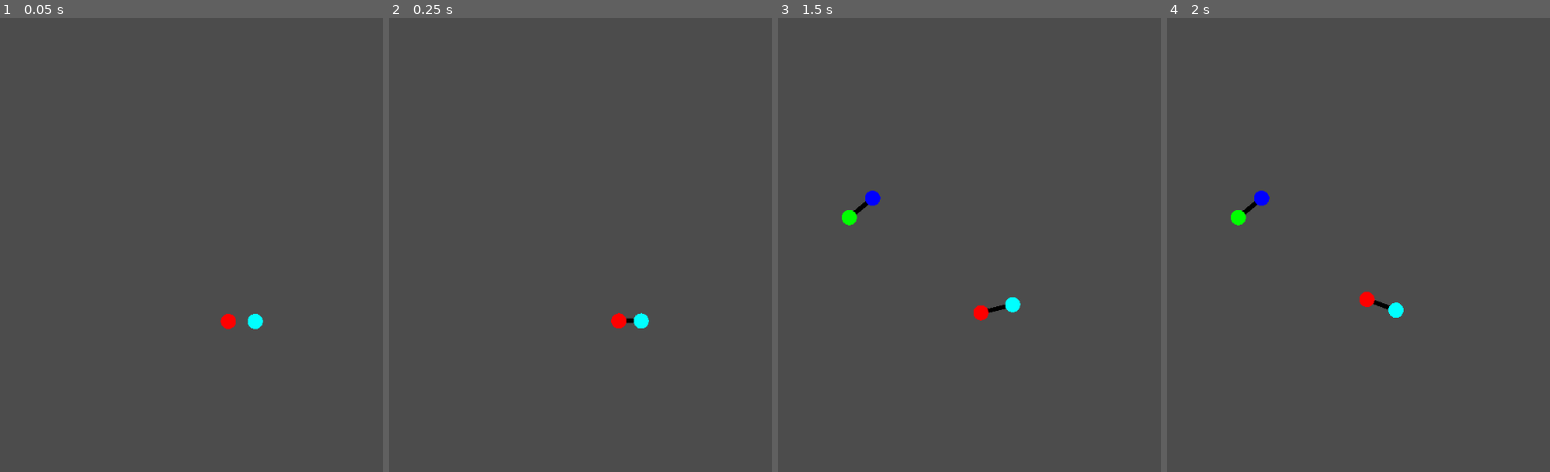
Above: before the commit, frames 1-4 (left to right).
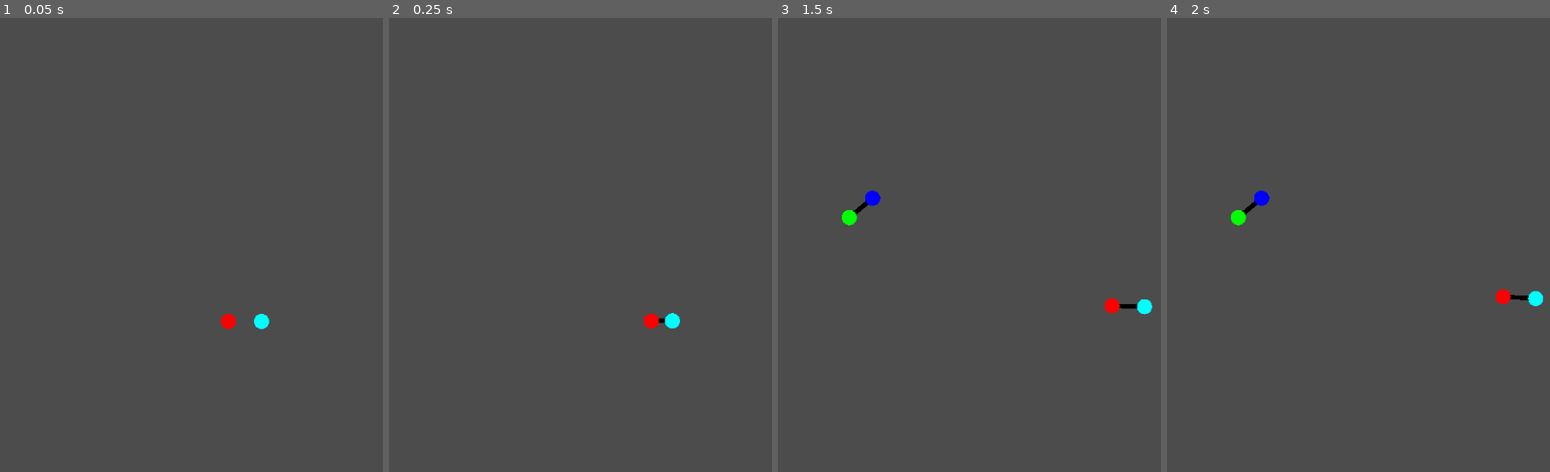
Above: after the commit, the same moments.

Repository: payload/naubino-godot
Game: Godot game, scene res://Game.tscn
Two runs of this game, one before a commit and one after it. Both use one fixed random seed, a clock stepped at 60 frames per second and the inputs below.
Inputs (mouse positions are in pixels of both pictures, inside the frame that each line leads up to):
- Up to frame 1 (0.05 s): no input
- Up to frame 2 (0.25 s): no input
- Up to frame 3 (1.5 s): move the mouse to (1000, 317) at 0.52 s; click (1000, 317) at 0.6 s; move the mouse to (1015, 308) at 1.27 s; tap Space (spawn_random) at 1.35 s; click (1015, 308) at 1.42 s
- Up to frame 4 (2 s): no input

The runs differ from the first frame. In frame 1, 0.1% of the frame differs, in the area x 64-71%, y 65-69%; in frame 2, 0.4%; in frame 3, 0.5%, in the area x 50-98%, y 61-67%; in frame 4, 0.5%.

Commit message:
autopilot considers active naubs

Diff:
--- a/Autopilot.gd
+++ b/Autopilot.gd
@@ -11,16 +11,22 @@
 func _physics_process(delta):
 	if not enabled: return
 	if not active_naub or not target_naub:
+		active_naub = null
+		target_naub = null
 		var naubs = get_tree().get_nodes_in_group("Naub")
-		if len(naubs) < 2: return
 		naubs.shuffle()
-		active_naub = naubs.pop_back()
-		for naub in naubs:
-			if is_good_target(naub):
-				target_naub = naub
-				active_naub.set_active()
-				return
+		while len(naubs) >= 2:
+			active_naub = naubs.pop_back() as Naub
+			if active_naub.active:
+				continue
+		if active_naub:
+			for naub in naubs:
+				if is_good_target(naub):
+					target_naub = naub
+					active_naub.set_active()
+					return
 		return
+
 	if not is_instance_valid(active_naub) or not is_instance_valid(target_naub) or not is_good_target(target_naub):
 		if is_instance_valid(active_naub): active_naub.set_active(false)
 		active_naub = null
@@ -31,4 +37,10 @@
 
 
 func is_good_target(naub: Naub):
-	return is_instance_valid(naub) and naub.linked_naubs.empty() or (active_naub.modulate == naub.modulate and not Global.are_neighbors(active_naub, naub))
+	return is_instance_valid(naub) \
+		and not naub.active \
+		and (naub.linked_naubs.empty() \
+			or (active_naub.modulate == naub.modulate
+				and not Global.are_neighbors(active_naub, naub)
+			)
+		)
--- a/Naub.gd
+++ b/Naub.gd
@@ -67,7 +67,6 @@
 
 
 func _exit_tree():
-	print_debug("exit ", self)
 	linked_naubs.clear()
 	var links = self.links
 	self.links = []
